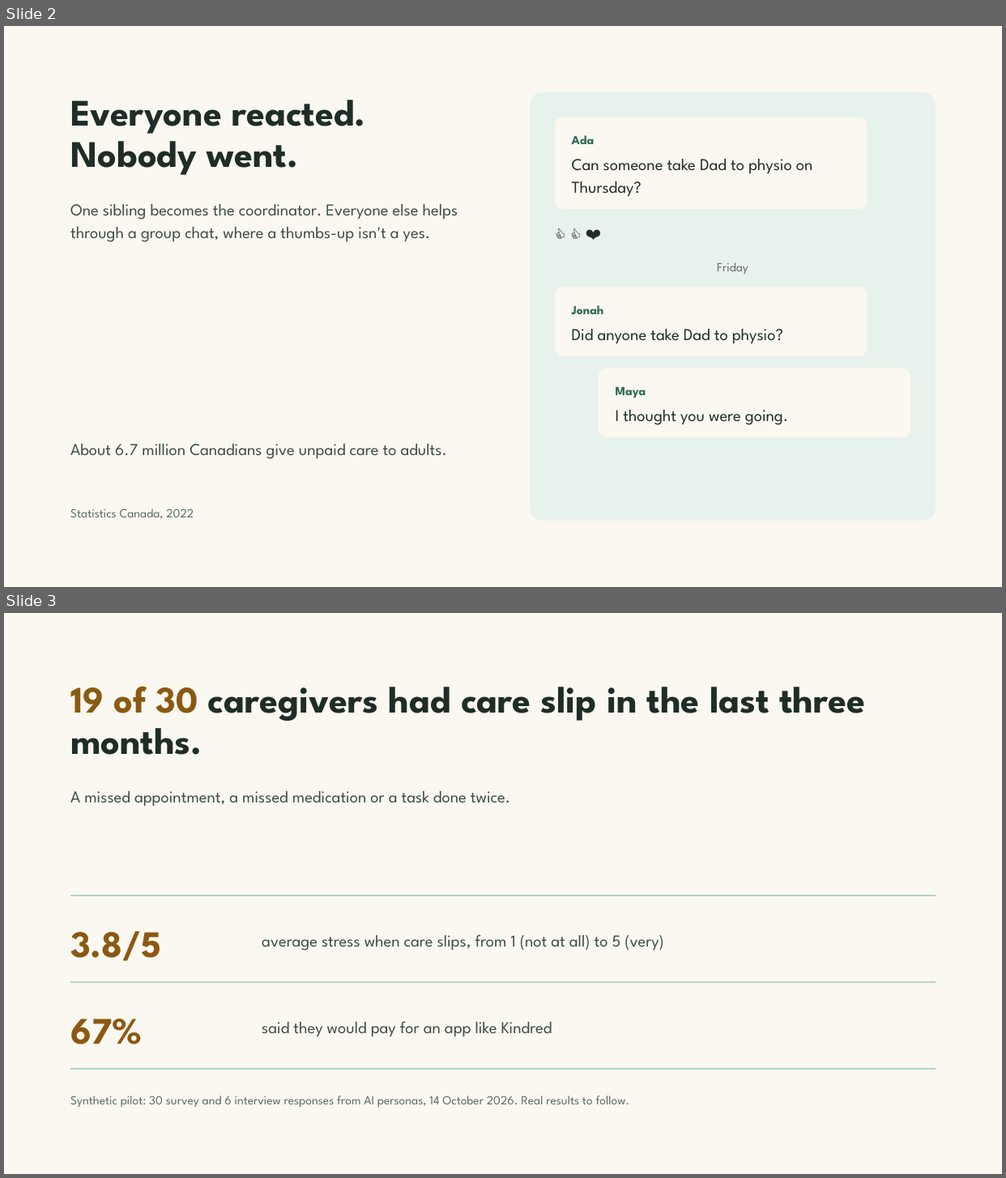
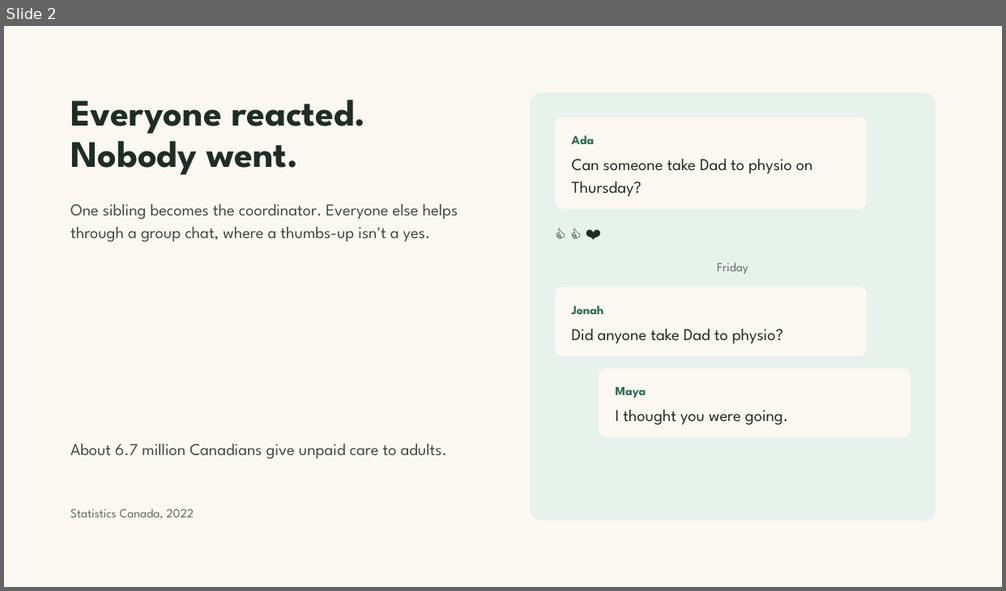
Before and after one commit to Team-Claudia/kindred, a slide deck: docs/pitch/Kindred Demo Day Pitch V3.pptx. Shown one above the other, each under a label of ours: slides 2 and 3 before the commit, slide 2 after it. The pictures are 1006x1178 and 1006x591 pixels, drawn with LibreOffice and Linux fonts; fonts in the diff are those of the drawing. Boxes give left, top, right and bottom in pixels: in the first picture for what was removed or moved away, otherwise in the second. Text is boxed around its words. In the diff, an @@ line names an element or a change of style, - is before the commit and + after.

```diff
--- a/docs/pitch/Kindred Demo Day Pitch V3.pptx
+++ b/docs/pitch/Kindred Demo Day Pitch V3.pptx
@@ slide 3 removed at bbox=[4, 613, 1002, 1174], background #FBF8F1 @@
@@ title removed at bbox=[70, 686, 865, 755] @@
-19 of 30 caregivers had care slip in the last three months.
@@ text removed at bbox=[70, 791, 510, 807] @@
-A missed appointment, a missed medication or a task done twice.
@@ line removed from (70, 896) to (936, 896) @@
@@ text removed at bbox=[70, 931, 161, 961] @@
-3.8/5
@@ text removed at bbox=[262, 935, 664, 951] @@
-average stress when care slips, from 1 (not at all) to 5 (very)
@@ line removed from (70, 982) to (936, 982) @@
@@ text removed at bbox=[70, 1019, 142, 1045] @@
-67%
@@ text removed at bbox=[262, 1021, 552, 1037] @@
-said they would pay for an app like Kindred
@@ line removed from (70, 1069) to (936, 1069) @@
@@ text removed at bbox=[70, 1096, 630, 1107] @@
-Synthetic pilot: 30 survey and 6 interview responses from AI personas, 14 October 2026. Real results to follow.
```
Also in this commit, not shown: 2 slides changed, 11 slides added, 1 other slide removed, 6 other files.
